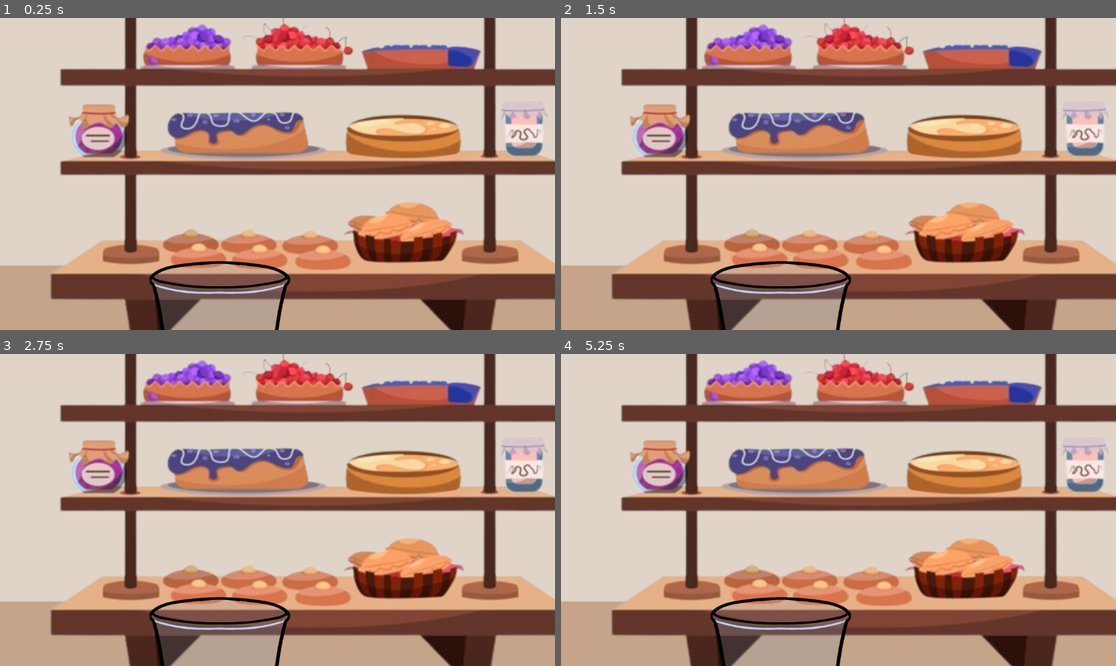
Above: before the commit, frames 1-4 (two rows, left to right).
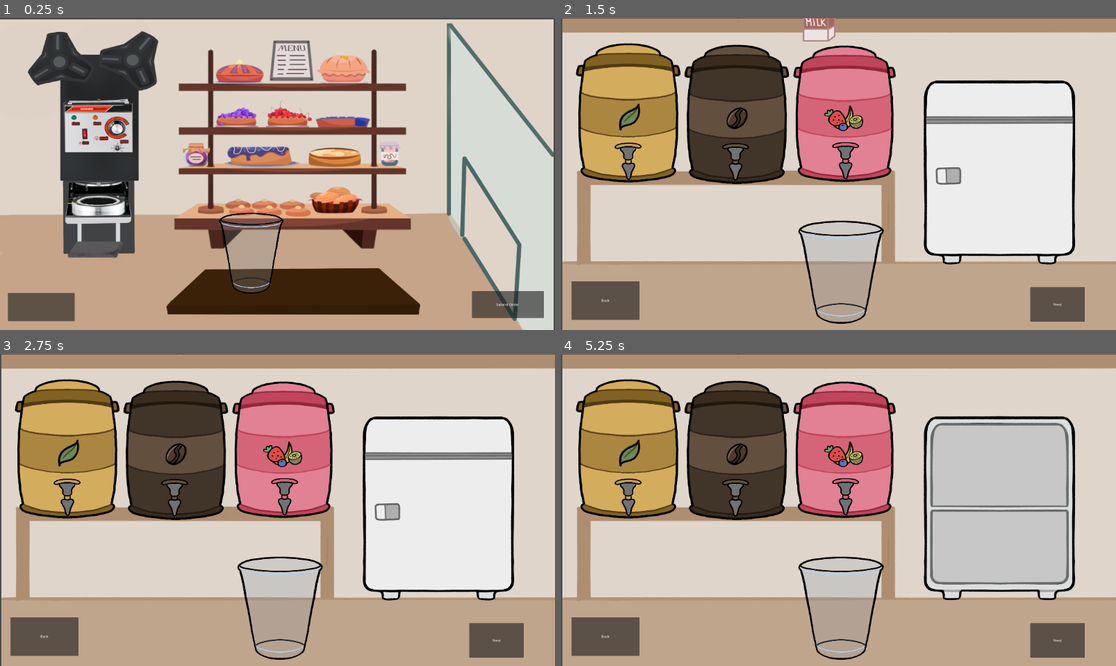
Above: after the commit, the same moments.

Repository: Lyra126/boba-cat
Game: Godot game, scene res://scenes/FinalStation/FinalStation.tscn
The game is run twice, just before and just after one commit, with the same random seed, the same clock (stepped at 60 frames per second) and the same inputs. This scene is started directly instead of the project's main scene.
Inputs (mouse positions are in pixels of both pictures, inside the frame that each line leads up to):
- Up to frame 1 (0.25 s): no input
- Up to frame 2 (1.5 s): click (599, 308) at 0.52 s; click (622, 276) at 1.27 s
- Up to frame 3 (2.75 s): click (44, 637) at 2 s, where only the run after the commit has a clickable "Back"
- Up to frame 4 (5.25 s): click (1054, 641) at 2.75 s, where only the run after the commit has a clickable "Next"; click (1054, 641) at 3.5 s, where only the run after the commit has a clickable "Next"; click (1054, 641) at 4.25 s, where only the run after the commit has a clickable "Next"; tap Enter at 5 s; move the mouse to (960, 494) at 5.02 s; press the mouse at (960, 494) at 5.03 s

The runs differ from the first frame. In frame 1, 65% of the frame differs, in the area x 0-100%, y 0-100%; in frame 2, 72%; in frame 3, 72%; in frame 4, 71%.

Commit message:
configured ratios of other scenes

Diff:
--- a/scenes/FinalStation/FinalStation.tscn
+++ b/scenes/FinalStation/FinalStation.tscn
@@ -38,6 +38,7 @@
 size = Vector2(244.5, 382.75)
 
 [node name="FinalStation" type="Node2D"]
+scale = Vector2(0.454923, 0.444704)
 script = ExtResource("1_ixfov")
 
 [node name="Camera2D" type="Camera2D" parent="."]
@@ -54,6 +55,7 @@
 offset_top = 555.0
 offset_right = -926.0
 offset_bottom = 687.0
+metadata/_edit_use_anchors_ = true
 
 [node name="SubmitOrder" type="Button" parent="."]
 offset_left = 887.0
@@ -61,6 +63,7 @@
 offset_right = 1215.0
 offset_bottom = 673.0
 text = "Submit Order"
+metadata/_edit_use_anchors_ = true
 
 [node name="cup" type="Node2D" parent="."]
 position = Vector2(-105, 88)
--- a/scenes/Toppings/Toppings.tscn
+++ b/scenes/Toppings/Toppings.tscn
@@ -4,6 +4,7 @@
 [ext_resource type="Texture2D" uid="uid://qllqghcqw1h" path="res://assets/toppings.webp" id="2_rlgts"]
 
 [node name="Toppings" type="Node2D"]
+scale = Vector2(0.653345, 0.582413)
 script = ExtResource("1_ykgei")
 
 [node name="Camera2D" type="Camera2D" parent="."]
@@ -20,12 +21,14 @@
 offset_top = 310.0
 offset_right = -558.0
 offset_bottom = 420.0
+metadata/_edit_use_anchors_ = true
 
 [node name="Next" type="Button" parent="."]
 offset_left = 558.0
 offset_top = 312.0
 offset_right = 764.0
 offset_bottom = 428.0
+metadata/_edit_use_anchors_ = true
 
 [connection signal="pressed" from="Back" to="." method="_on_back_pressed"]
 [connection signal="pressed" from="Next" to="." method="_on_next_pressed"]
